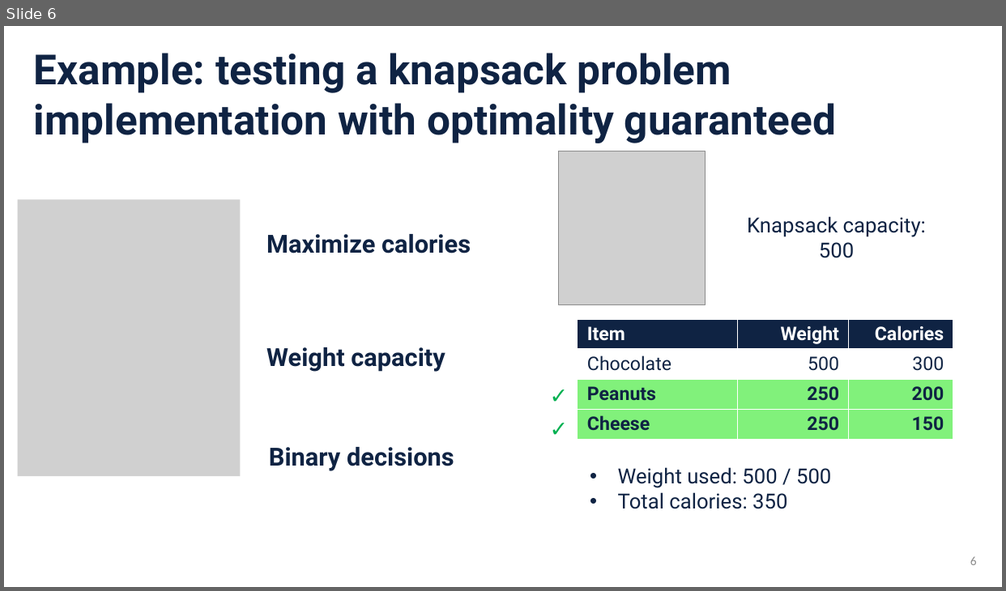
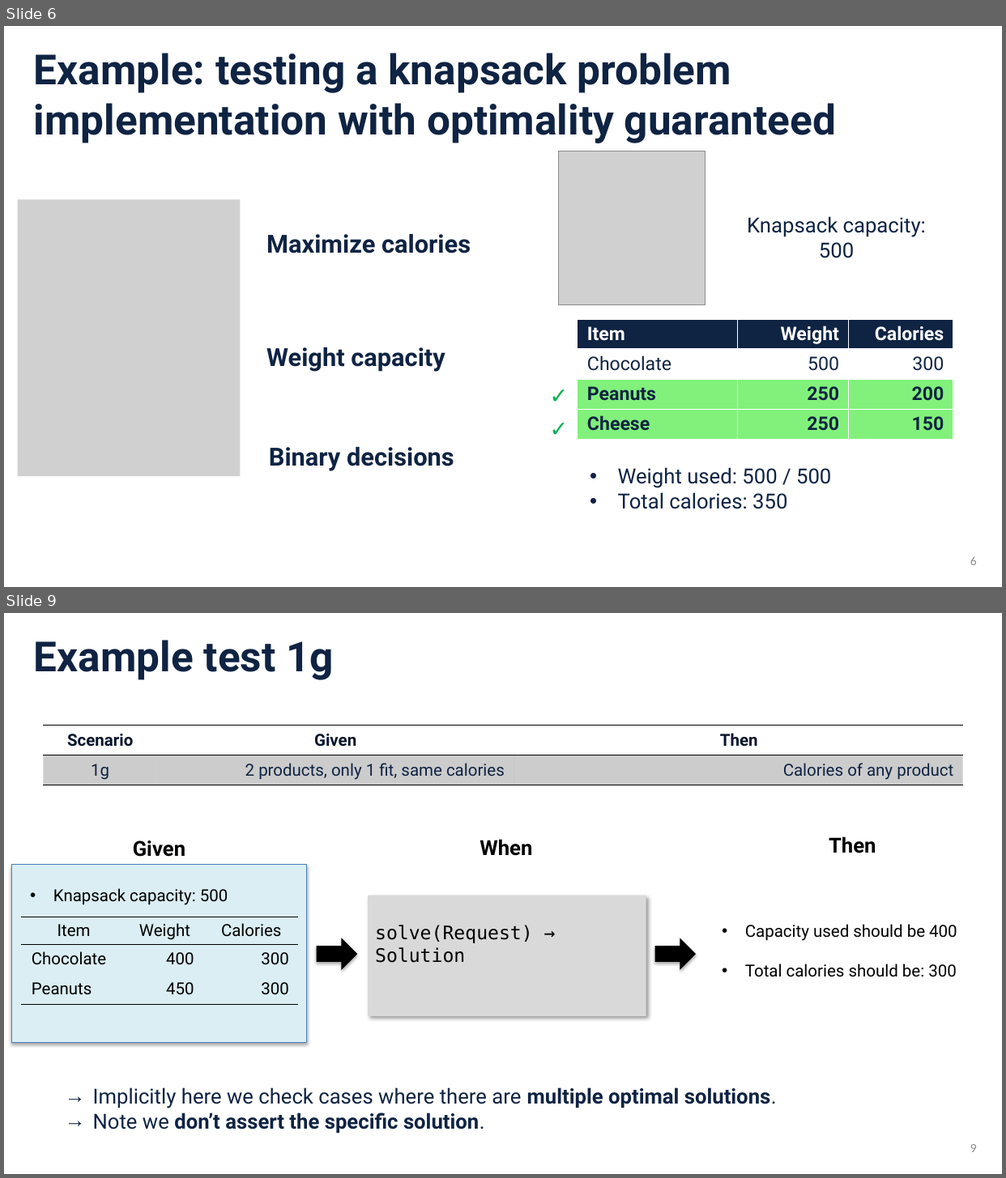
Before and after one commit to sefop/sefop-training-hub, a slide deck: workshops/2026-11-01-informs-annual-meeting/SEFOP Informs Annual Meeting 2026.pptx. Shown one above the other, each under a label of ours: slide 6 before the commit, slides 6 and 9 after it; the slides between them are not shown. The pictures are 1006x591 and 1006x1178 pixels, drawn with LibreOffice and Linux fonts; fonts in the diff are those of the drawing; grey boxes stand for pictures. Boxes give left, top, right and bottom in pixels: in the first picture for what was removed or moved away, otherwise in the second. Text is boxed around its words. In the diff, an @@ line names an element or a change of style, - is before the commit and + after.

```diff
--- a/workshops/2026-11-01-informs-annual-meeting/SEFOP Informs Annual Meeting 2026.pptx
+++ b/workshops/2026-11-01-informs-annual-meeting/SEFOP Informs Annual Meeting 2026.pptx
@@ slide 9 added at (4, 613, 1002, 1174), background #FFFFFF @@
@@ text added at (34, 640, 334, 680), 40 pt, text #0F2343, bold @@
+Example test 1g
@@ table added at (43, 726, 963, 786), 2 rows, 3 columns @@
+Scenario | Given | Then
+1g | 2 products, only 1 fit, same calories | Calories of any product
@@ text added at (133, 841, 185, 857), 20 pt, text #000000, bold @@
+Given
@@ text added at (479, 839, 532, 856), 20 pt, text #000000, bold @@
+When
@@ text added at (829, 837, 876, 854), 20 pt, text #000000, bold @@
+Then
@@ rectangle added at (11, 865, 307, 1043), fill #DBEEF4, outline #4B7EBC 0.75 pt @@
@@ text added at (53, 888, 228, 905), 16 pt, text #000000 @@
+• Knapsack capacity: 500
@@ rectangle added at (368, 895, 646, 1016), fill #D9D9D9, 18 pt, text #000000 @@
+solve(Request) → Solution
@@ table added at (21, 917, 298, 1004), 3 rows, 3 columns @@
+Item | Weight | Calories
+Chocolate | 400 | 300
+Peanuts | 450 | 300
@@ text added at (745, 924, 957, 977), 16 pt, text #000000 @@
+• Capacity used should be 400
+• Total calories should be: 300
@@ right arrow added at (317, 938, 358, 970), fill #000000 @@
@@ right arrow added at (655, 938, 697, 970), fill #000000 @@
@@ text added at (93, 1088, 777, 1134), 20 pt, text #0F2343, bold @@
+→ Implicitly here we check cases where there are multiple optimal solutions.
+→ Note we don’t assert the specific solution.
@@ page number added at (970, 1144, 977, 1152), 12 pt, text #8C8C8C @@
+9
```
Also in this commit, not shown: 3 slides changed, 2 other slides added, 2 slides removed, 1 other file.
